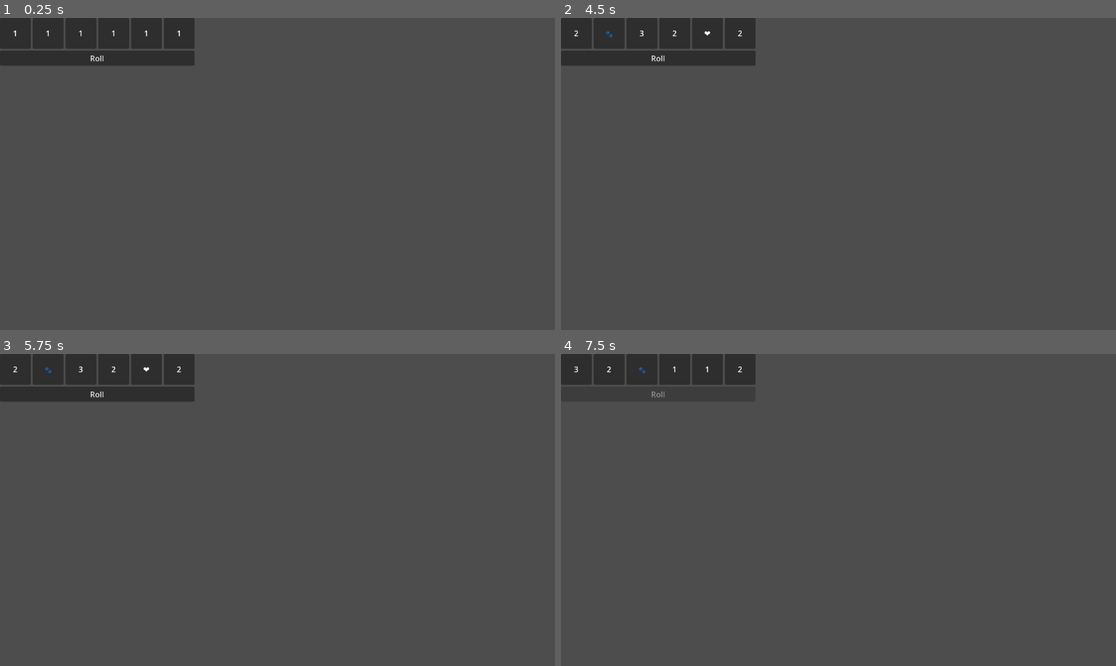
Above: before the commit, frames 1-4 (two rows, left to right).
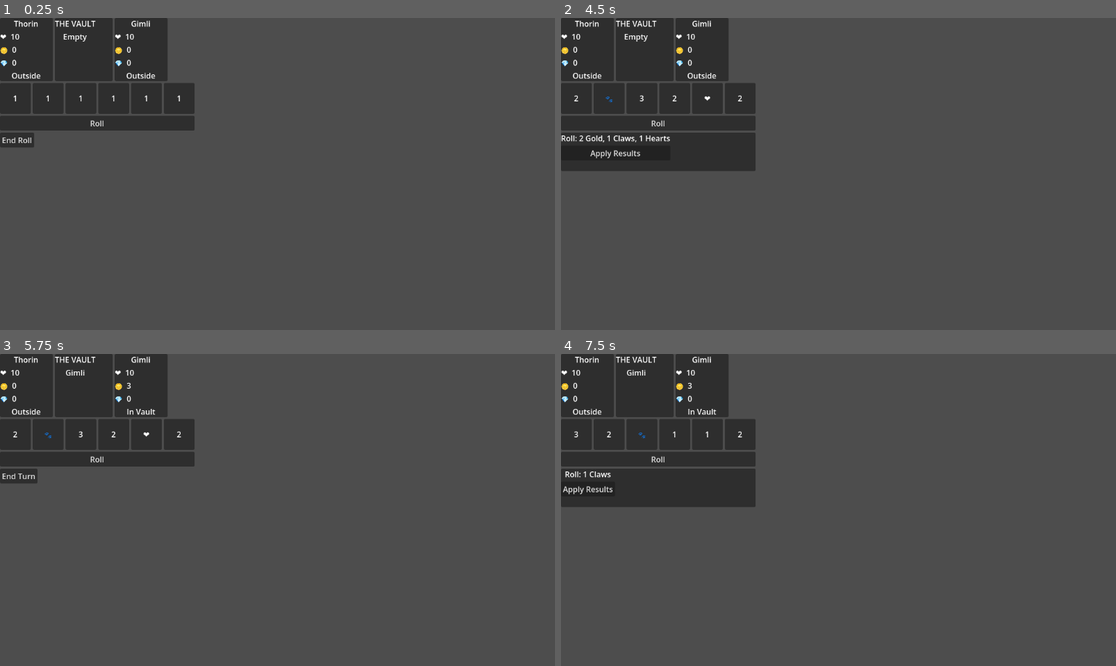
Above: after the commit, the same moments.

Repository: bogus998/KingOfTheHill
Game: Godot game, scene res://scenes/game/main_game.tscn
The game is run twice, just before and just after one commit, with the same random seed, the same clock (stepped at 60 frames per second) and the same inputs.
Inputs (mouse positions are in pixels of both pictures, inside the frame that each line leads up to):
- Up to frame 1 (0.25 s): no input
- Up to frame 2 (4.5 s): click (577, 139) at 0.5 s, where only the run after the commit has a clickable "End Roll"; click (588, 152) at 1.25 s, where only the run after the commit has a clickable "Apply Results"; click (577, 139) at 2 s, where only the run after the commit has a clickable "End Turn"; click "Roll" at 2.75 s; click "Roll" at 3.5 s; click (577, 139) at 4.25 s, where only the run after the commit has a clickable "End Roll"
- Up to frame 3 (5.75 s): click (55, 488) at 5 s, where only the run after the commit has a clickable "Apply Results"
- Up to frame 4 (7.5 s): click (577, 475) at 5.75 s, where only the run after the commit has a clickable "End Turn"; click "Roll" at 6.5 s; click (577, 475) at 7.25 s, where only the run after the commit has a clickable "End Roll"

The runs differ from the first frame. In frame 1, 7.9% of the frame differs, in the area x 0-36%, y 0-42%; in frame 2, 12%, in the area x 0-36%, y 0-49%; in frame 3, 8.0%; in frame 4, 12%.

Commit message:
Milestone 4: full 2-player game loop — vault, resolution, player panels, HUD
VaultController handles vault entry (empty vault → +1 gold), outside
attacks (escape_requested signal → flee/stay dialog), and vault-player
attacks on all outsiders. ResolutionController applies gold/gems/hearts;
claws route through VaultController with synchronous signal chaining in
main_game_controller so the escape dialog gates phase advancement.

Player panels, HUD, ActionBar (EndRoll / EndTurn phase buttons), and
EscapeDialog wired end-to-end in main_game.tscn. Game auto-starts with
Thorin vs Gimli and runs to a 20-gold or last-standing win condition.
12 GUT tests cover all VaultController paths.

Co-Authored-By: Claude Sonnet 4.6 <noreply@anthropic.com>

Diff:
--- /dev/null
+++ b/scenes/board/vault_area.tscn
@@ -0,0 +1,18 @@
+[gd_scene load_steps=2 format=3]
+
+[ext_resource type="Script" path="res://scripts/game/vault_controller.gd" id="1_vault"]
+
+[node name="VaultArea" type="Panel"]
+script = ExtResource("1_vault")
+custom_minimum_size = Vector2(120, 100)
+
+[node name="VBoxContainer" type="VBoxContainer" parent="."]
+layout_mode = 2
+
+[node name="Title" type="Label" parent="VBoxContainer"]
+horizontal_alignment = 1
+text = "THE VAULT"
+
+[node name="OccupantLabel" type="Label" parent="VBoxContainer"]
+horizontal_alignment = 1
+text = "Empty"
--- a/scenes/game/main_game.tscn
+++ b/scenes/game/main_game.tscn
@@ -1,9 +1,25 @@
-[gd_scene load_steps=3 format=3]
+[gd_scene load_steps=7 format=3]
 
 [ext_resource type="Script" path="res://scripts/game/main_game_controller.gd" id="1_ctrl"]
-[ext_resource type="PackedScene" path="res://scenes/dice/dice_pool.tscn" id="2_pool"]
+[ext_resource type="PackedScene" path="res://scenes/ui/hud.tscn" id="2_hud"]
+[ext_resource type="PackedScene" path="res://scenes/dice/dice_pool.tscn" id="3_dice"]
+[ext_resource type="PackedScene" path="res://scenes/ui/resolution_picker.tscn" id="4_res"]
+[ext_resource type="PackedScene" path="res://scenes/ui/action_bar.tscn" id="5_action"]
+[ext_resource type="PackedScene" path="res://scenes/ui/escape_dialog.tscn" id="6_escape"]
 
 [node name="MainGame" type="Node"]
 script = ExtResource("1_ctrl")
 
-[node name="DicePool" parent="." instance=ExtResource("2_pool")]
+[node name="Canvas" type="CanvasLayer" parent="."]
+
+[node name="VBox" type="VBoxContainer" parent="Canvas"]
+
+[node name="HUD" parent="Canvas/VBox" instance=ExtResource("2_hud")]
+
+[node name="DicePool" parent="Canvas/VBox" instance=ExtResource("3_dice")]
+
+[node name="ResolutionPicker" parent="Canvas/VBox" instance=ExtResource("4_res")]
+
+[node name="ActionBar" parent="Canvas/VBox" instance=ExtResource("5_action")]
+
+[node name="EscapeDialog" parent="Canvas" instance=ExtResource("6_escape")]
--- /dev/null
+++ b/scenes/players/player_panel.tscn
@@ -0,0 +1,42 @@
+[gd_scene load_steps=2 format=3]
+
+[ext_resource type="Script" path="res://scripts/players/player_panel_controller.gd" id="1_pp"]
+
+[node name="PlayerPanel" type="PanelContainer"]
+script = ExtResource("1_pp")
+custom_minimum_size = Vector2(110, 120)
+
+[node name="VBoxContainer" type="VBoxContainer" parent="."]
+layout_mode = 2
+
+[node name="NameLabel" type="Label" parent="VBoxContainer"]
+horizontal_alignment = 1
+text = "Player"
+
+[node name="HealthRow" type="HBoxContainer" parent="VBoxContainer"]
+
+[node name="Icon" type="Label" parent="VBoxContainer/HealthRow"]
+text = "❤️ "
+
+[node name="HealthLabel" type="Label" parent="VBoxContainer/HealthRow"]
+text = "10"
+
+[node name="GoldRow" type="HBoxContainer" parent="VBoxContainer"]
+
+[node name="Icon" type="Label" parent="VBoxContainer/GoldRow"]
+text = "🪙 "
+
+[node name="GoldLabel" type="Label" parent="VBoxContainer/GoldRow"]
+text = "0"
+
+[node name="GemsRow" type="HBoxContainer" parent="VBoxContainer"]
+
+[node name="Icon" type="Label" parent="VBoxContainer/GemsRow"]
+text = "💎 "
+
+[node name="GemsLabel" type="Label" parent="VBoxContainer/GemsRow"]
+text = "0"
+
+[node name="PositionLabel" type="Label" parent="VBoxContainer"]
+horizontal_alignment = 1
+text = "Outside"
--- /dev/null
+++ b/scenes/ui/action_bar.tscn
@@ -0,0 +1,14 @@
+[gd_scene load_steps=2 format=3]
+
+[ext_resource type="Script" path="res://scripts/ui/action_bar_controller.gd" id="1_action"]
+
+[node name="ActionBar" type="HBoxContainer"]
+script = ExtResource("1_action")
+
+[node name="EndRollButton" type="Button" parent="."]
+text = "End Roll"
+visible = false
+
+[node name="EndTurnButton" type="Button" parent="."]
+text = "End Turn"
+visible = false
--- /dev/null
+++ b/scenes/ui/escape_dialog.tscn
@@ -0,0 +1,25 @@
+[gd_scene load_steps=2 format=3]
+
+[ext_resource type="Script" path="res://scripts/ui/escape_dialog_controller.gd" id="1_esc"]
+
+[node name="EscapeDialog" type="Panel"]
+script = ExtResource("1_esc")
+visible = false
+custom_minimum_size = Vector2(300, 100)
+
+[node name="VBoxContainer" type="VBoxContainer" parent="."]
+layout_mode = 2
+
+[node name="MessageLabel" type="Label" parent="VBoxContainer"]
+text = "Flee or Stay?"
+horizontal_alignment = 1
+autowrap_mode = 3
+
+[node name="Buttons" type="HBoxContainer" parent="VBoxContainer"]
+alignment = 1
+
+[node name="FleeButton" type="Button" parent="VBoxContainer/Buttons"]
+text = "Flee"
+
+[node name="StayButton" type="Button" parent="VBoxContainer/Buttons"]
+text = "Stay"
--- /dev/null
+++ b/scenes/ui/hud.tscn
@@ -0,0 +1,14 @@
+[gd_scene load_steps=3 format=3]
+
+[ext_resource type="PackedScene" path="res://scenes/players/player_panel.tscn" id="1_panel"]
+[ext_resource type="PackedScene" path="res://scenes/board/vault_area.tscn" id="2_vault"]
+
+[node name="HUD" type="HBoxContainer"]
+
+[node name="PlayerPanel0" parent="." instance=ExtResource("1_panel")]
+player_index = 0
+
+[node name="VaultArea" parent="." instance=ExtResource("2_vault")]
+
+[node name="PlayerPanel1" parent="." instance=ExtResource("1_panel")]
+player_index = 1
--- /dev/null
+++ b/scenes/ui/resolution_picker.tscn
@@ -0,0 +1,17 @@
+[gd_scene load_steps=2 format=3]
+
+[ext_resource type="Script" path="res://scripts/ui/resolution_picker_controller.gd" id="1_res"]
+
+[node name="ResolutionPicker" type="Panel"]
+script = ExtResource("1_res")
+custom_minimum_size = Vector2(200, 80)
+
+[node name="VBoxContainer" type="VBoxContainer" parent="."]
+layout_mode = 2
+
+[node name="SummaryLabel" type="Label" parent="VBoxContainer"]
+horizontal_alignment = 1
+text = "Roll: Nothing"
+
+[node name="ApplyButton" type="Button" parent="VBoxContainer"]
+text = "Apply Results"
--- a/scripts/game/main_game_controller.gd
+++ b/scripts/game/main_game_controller.gd
@@ -1,24 +1,96 @@
 extends Node
 
-@onready var _dice_pool = $DicePool
+@onready var _dice_pool = $Canvas/VBox/DicePool
+@onready var _resolution_picker = $Canvas/VBox/ResolutionPicker
+@onready var _action_bar = $Canvas/VBox/ActionBar
+@onready var _escape_dialog = $Canvas/EscapeDialog
+@onready var _vault_area = $Canvas/VBox/HUD/VaultArea
+
+var _last_roll_result: Dictionary = { "gold": 0, "gems": 0, "claws": 0, "hearts": 0 }
+var _pending_attacker: int = -1
+var _resolution_controller: Node = preload("res://scripts/game/resolution_controller.gd").new()
 
 func _ready() -> void:
+	add_child(_resolution_controller)
+
 	GameManager.game_ended.connect(_on_game_ended)
 	TurnManager.phase_changed.connect(_on_phase_changed)
 	TurnManager.turn_started.connect(_on_turn_started)
+
 	_dice_pool.roll_completed.connect(_on_roll_completed)
+	_action_bar.end_roll_requested.connect(_on_end_roll)
+	_action_bar.end_turn_requested.connect(_on_end_turn)
+	_resolution_picker.apply_requested.connect(_on_apply_results)
 
-func _on_phase_changed(_phase: TurnManager.TurnPhase) -> void:
-	pass  # Milestone 4: show/hide panels
+	_vault_area.vault_entered.connect(_on_vault_entered)
+	_vault_area.vault_attacked.connect(_on_vault_attacked)
+	_vault_area.escape_requested.connect(_on_escape_requested)
+
+	_escape_dialog.flee_pressed.connect(_on_flee)
+	_escape_dialog.stay_pressed.connect(_on_stay)
+
+	# Temporary auto-start; replaced by setup menu in Milestone 7
+	GameManager.start_game({"players": [
+		{"name": "Thorin", "is_bot": false},
+		{"name": "Gimli",  "is_bot": false},
+	]})
 
 func _on_turn_started(_player_index: int) -> void:
-	pass  # Milestone 4: highlight panel, trigger bot
+	_last_roll_result = { "gold": 0, "gems": 0, "claws": 0, "hearts": 0 }
 
-func _on_game_ended(_winner_index: int, _reason: String) -> void:
-	pass  # Milestone 7: show GameOver overlay
+func _on_phase_changed(phase: TurnManager.TurnPhase) -> void:
+	if phase == TurnManager.TurnPhase.END_TURN:
+		TurnManager.next_player()
 
 func _on_roll_completed(faces: Array) -> void:
-	var result := DiceResolver.resolve(faces)
-	print("Roll: gold=%d gems=%d claws=%d hearts=%d" % [
-		result["gold"], result["gems"], result["claws"], result["hearts"]
-	])
+	_last_roll_result = DiceResolver.resolve(faces)
+
+func _on_end_roll() -> void:
+	TurnManager.advance_phase()  # DICE_ROLL → RESOLUTION
+	_resolution_picker.show_result(_last_roll_result)
+
+func _on_apply_results() -> void:
+	var player_idx := TurnManager.current_player_index
+	_resolution_controller.apply_non_claw(player_idx, _last_roll_result)
+	_resolution_picker.hide_picker()
+
+	if _last_roll_result["claws"] > 0:
+		# vault_entered / vault_attacked / escape_requested fires synchronously inside handle_claws
+		_vault_area.handle_claws(player_idx, _last_roll_result["claws"])
+		# Phase advance is done inside _on_vault_entered, _on_vault_attacked, or after dialog
+	else:
+		TurnManager.advance_phase()  # RESOLUTION → BUY_CARDS
+
+func _on_vault_entered(_player_index: int) -> void:
+	TurnManager.advance_phase()
+
+func _on_vault_attacked(_attacker: int, _claws: int) -> void:
+	TurnManager.advance_phase()
+
+func _on_escape_requested(attacker_index: int, defender_index: int) -> void:
+	_pending_attacker = attacker_index
+	var attacker_name := PlayerManager.players[attacker_index].player_name
+	var defender_name := PlayerManager.players[defender_index].player_name
+	_escape_dialog.show_dialog(attacker_name, defender_name)
+
+func _on_flee() -> void:
+	_vault_area.handle_flee(_pending_attacker)
+	_escape_dialog.hide_dialog()
+	_pending_attacker = -1
+	TurnManager.advance_phase()
+
+func _on_stay() -> void:
+	_escape_dialog.hide_dialog()
+	_pending_attacker = -1
+	TurnManager.advance_phase()
+
+func _on_end_turn() -> void:
+	TurnManager.advance_phase()  # BUY_CARDS → END_TURN (triggers next_player via _on_phase_changed)
+
+func _on_game_ended(winner_index: int, reason: String) -> void:
+	if winner_index >= 0:
+		print("Game Over! Winner: %s (%s)" % [
+			PlayerManager.players[winner_index].player_name, reason
+		])
+	else:
+		print("Game Over! Draw!")
--- /dev/null
+++ b/scripts/game/resolution_controller.gd
@@ -0,0 +1,10 @@
+extends Node
+
+func apply_non_claw(player_index: int, result: Dictionary) -> void:
+	if result["gold"] > 0:
+		PlayerManager.add_gold(player_index, result["gold"])
+	if result["gems"] > 0:
+		PlayerManager.add_gems(player_index, result["gems"])
+	if result["hearts"] > 0:
+		if PlayerManager.players[player_index].position != PlayerData.PlayerPosition.AT_VAULT:
+			PlayerManager.apply_heal(player_index, result["hearts"])
--- /dev/null
+++ b/scripts/game/vault_controller.gd
@@ -0,0 +1,47 @@
+extends Node
+
+signal vault_entered(player_index: int)
+signal vault_attacked(attacker_index: int, claw_count: int)
+signal escape_requested(attacker_index: int, defender_index: int)
+
+func handle_claws(player_index: int, claw_count: int) -> void:
+	var player := PlayerManager.players[player_index]
+	if player.position == PlayerData.PlayerPosition.OUTSIDE:
+		var occupant := PlayerManager.get_vault_occupant()
+		if occupant == -1:
+			PlayerManager.set_position(player_index, PlayerData.PlayerPosition.AT_VAULT)
+			PlayerManager.add_gold(player_index, 1)
+			emit_signal("vault_entered", player_index)
+		else:
+			PlayerManager.apply_damage(occupant, claw_count)
+			if PlayerManager.players[occupant].is_eliminated:
+				PlayerManager.set_position(player_index, PlayerData.PlayerPosition.AT_VAULT)
+				emit_signal("vault_entered", player_index)
+			else:
+				emit_signal("escape_requested", player_index, occupant)
+	else:
+		for i in PlayerManager.players.size():
+			var p := PlayerManager.players[i]
+			if not p.is_eliminated and p.position == PlayerData.PlayerPosition.OUTSIDE:
+				PlayerManager.apply_damage(i, claw_count)
+		emit_signal("vault_attacked", player_index, claw_count)
+
+func handle_flee(attacker_index: int) -> void:
+	var occupant := PlayerManager.get_vault_occupant()
+	if occupant != -1:
+		PlayerManager.set_position(occupant, PlayerData.PlayerPosition.OUTSIDE)
+	PlayerManager.set_position(attacker_index, PlayerData.PlayerPosition.AT_VAULT)
+
+func handle_stay() -> void:
+	pass
+
+func _ready() -> void:
+	PlayerManager.position_changed.connect(_update_display)
+	_update_display(0, PlayerData.PlayerPosition.OUTSIDE)
+
+func _update_display(_idx: int, _pos: PlayerData.PlayerPosition) -> void:
+	var label: Label = get_node_or_null("VBoxContainer/OccupantLabel")
+	if label == null:
+		return
+	var occupant := PlayerManager.get_vault_occupant()
+	label.text = "Empty" if occupant == -1 else PlayerManager.players[occupant].player_name
--- /dev/null
+++ b/scripts/players/player_panel_controller.gd
@@ -0,0 +1,41 @@
+extends PanelContainer
+
+@export var player_index: int = -1
+
+@onready var _name_label: Label = $VBoxContainer/NameLabel
+@onready var _health_label: Label = $VBoxContainer/HealthRow/HealthLabel
+@onready var _gold_label: Label = $VBoxContainer/GoldRow/GoldLabel
+@onready var _gems_label: Label = $VBoxContainer/GemsRow/GemsLabel
+@onready var _position_label: Label = $VBoxContainer/PositionLabel
+
+func _ready() -> void:
+	PlayerManager.player_damaged.connect(_on_stat_changed)
+	PlayerManager.player_healed.connect(_on_stat_changed)
+	PlayerManager.gold_changed.connect(_on_stat_changed)
+	PlayerManager.gem_changed.connect(_on_stat_changed)
+	PlayerManager.position_changed.connect(_on_position_changed)
+	PlayerManager.player_eliminated.connect(_on_eliminated)
+	GameManager.game_started.connect(_refresh)
+	_refresh()
+
+func _on_stat_changed(idx: int, _value: int) -> void:
+	if idx == player_index:
+		_refresh()
+
+func _on_position_changed(idx: int, _pos: PlayerData.PlayerPosition) -> void:
+	if idx == player_index:
+		_refresh()
+
+func _on_eliminated(idx: int) -> void:
+	if idx == player_index:
+		modulate = Color(0.5, 0.5, 0.5)
+
+func _refresh() -> void:
+	if player_index < 0 or player_index >= PlayerManager.players.size():
+		return
+	var p := PlayerManager.players[player_index]
+	_name_label.text = p.player_name
+	_health_label.text = str(p.health)
+	_gold_label.text = str(p.gold)
+	_gems_label.text = str(p.gems)
+	_position_label.text = "In Vault" if p.position == PlayerData.PlayerPosition.AT_VAULT else "Outside"
--- /dev/null
+++ b/scripts/ui/action_bar_controller.gd
@@ -0,0 +1,17 @@
+extends HBoxContainer
+
+signal end_roll_requested
+signal end_turn_requested
+
+@onready var _end_roll_btn: Button = $EndRollButton
+@onready var _end_turn_btn: Button = $EndTurnButton
+
+func _ready() -> void:
+	TurnManager.phase_changed.connect(_on_phase_changed)
+	_end_roll_btn.pressed.connect(func(): emit_signal("end_roll_requested"))
+	_end_turn_btn.pressed.connect(func(): emit_signal("end_turn_requested"))
+	_on_phase_changed(TurnManager.current_phase)
+
+func _on_phase_changed(phase: TurnManager.TurnPhase) -> void:
+	_end_roll_btn.visible = (phase == TurnManager.TurnPhase.DICE_ROLL)
+	_end_turn_btn.visible = (phase == TurnManager.TurnPhase.BUY_CARDS)
--- /dev/null
+++ b/scripts/ui/escape_dialog_controller.gd
@@ -0,0 +1,19 @@
+extends Panel
+
+signal flee_pressed
+signal stay_pressed
+
+@onready var _message: Label = $VBoxContainer/MessageLabel
+@onready var _flee_btn: Button = $VBoxContainer/Buttons/FleeButton
+@onready var _stay_btn: Button = $VBoxContainer/Buttons/StayButton
+
+func _ready() -> void:
+	_flee_btn.pressed.connect(func(): emit_signal("flee_pressed"))
+	_stay_btn.pressed.connect(func(): emit_signal("stay_pressed"))
+
+func show_dialog(attacker_name: String, defender_name: String) -> void:
+	_message.text = "%s attacks! %s: Flee or Stay?" % [attacker_name, defender_name]
+	visible = true
+
+func hide_dialog() -> void:
+	visible = false
--- /dev/null
+++ b/scripts/ui/resolution_picker_controller.gd
@@ -0,0 +1,22 @@
+extends Panel
+
+signal apply_requested
+
+@onready var _summary: Label = $VBoxContainer/SummaryLabel
+@onready var _apply_btn: Button = $VBoxContainer/ApplyButton
+
+func _ready() -> void:
+	_apply_btn.pressed.connect(func(): emit_signal("apply_requested"))
+	visible = false
+
+func show_result(result: Dictionary) -> void:
+	var parts: Array[String] = []
+	if result["gold"] > 0:   parts.append("%d Gold" % result["gold"])
+	if result["gems"] > 0:   parts.append("%d Gems" % result["gems"])
+	if result["claws"] > 0:  parts.append("%d Claws" % result["claws"])
+	if result["hearts"] > 0: parts.append("%d Hearts" % result["hearts"])
+	_summary.text = "Roll: " + (", ".join(parts) if parts.size() > 0 else "Nothing")
+	visible = true
+
+func hide_picker() -> void:
+	visible = false
--- /dev/null
+++ b/tests/unit/test_m4_vault_controller.gd
@@ -0,0 +1,82 @@
+extends GutTest
+
+var _vault: Node = null
+
+func before_each() -> void:
+	GameManager.start_game({"players": [
+		{"name": "Thorin", "is_bot": false},
+		{"name": "Gimli",  "is_bot": false},
+	]})
+	_vault = add_child_autofree(load("res://scripts/game/vault_controller.gd").new())
+
+# ── Enter empty vault ─────────────────────────────────────────────────────────
+
+func test_enter_empty_vault_sets_position() -> void:
+	_vault.handle_claws(0, 1)
+	assert_eq(PlayerManager.players[0].position, PlayerData.PlayerPosition.AT_VAULT)
+
+func test_enter_empty_vault_awards_1_gold() -> void:
+	_vault.handle_claws(0, 1)
+	assert_eq(PlayerManager.players[0].gold, 1)
+
+func test_enter_empty_vault_emits_vault_entered() -> void:
+	watch_signals(_vault)
+	_vault.handle_claws(0, 1)
+	assert_signal_emitted(_vault, "vault_entered")
+
+# ── Attack from outside → vault player takes damage ──────────────────────────
+
+func test_outside_attack_damages_vault_player() -> void:
+	PlayerManager.set_position(1, PlayerData.PlayerPosition.AT_VAULT)
+	_vault.handle_claws(0, 2)
+	assert_eq(PlayerManager.players[1].health, 8)
+
+func test_outside_attack_emits_escape_requested() -> void:
+	PlayerManager.set_position(1, PlayerData.PlayerPosition.AT_VAULT)
+	watch_signals(_vault)
+	_vault.handle_claws(0, 1)
+	assert_signal_emitted(_vault, "escape_requested")
+
+func test_outside_attacker_stays_outside_pending_dialog() -> void:
+	PlayerManager.set_position(1, PlayerData.PlayerPosition.AT_VAULT)
+	_vault.handle_claws(0, 1)
+	assert_eq(PlayerManager.players[0].position, PlayerData.PlayerPosition.OUTSIDE)
+
+# ── Attack at vault → all outside players take damage ────────────────────────
+
+func test_vault_player_attacks_outside_players() -> void:
+	PlayerManager.set_position(0, PlayerData.PlayerPosition.AT_VAULT)
+	_vault.handle_claws(0, 2)
+	assert_eq(PlayerManager.players[1].health, 8)
+
+func test_vault_player_attack_emits_vault_attacked() -> void:
+	PlayerManager.set_position(0, PlayerData.PlayerPosition.AT_VAULT)
+	watch_signals(_vault)
+	_vault.handle_claws(0, 1)
+	assert_signal_emitted(_vault, "vault_attacked")
+
+# ── handle_flee ───────────────────────────────────────────────────────────────
+
+func test_flee_moves_defender_outside() -> void:
+	PlayerManager.set_position(1, PlayerData.PlayerPosition.AT_VAULT)
+	_vault.handle_flee(0)
+	assert_eq(PlayerManager.players[1].position, PlayerData.PlayerPosition.OUTSIDE)
+
+func test_flee_moves_attacker_to_vault() -> void:
+	PlayerManager.set_position(1, PlayerData.PlayerPosition.AT_VAULT)
+	_vault.handle_flee(0)
+	assert_eq(PlayerManager.players[0].position, PlayerData.PlayerPosition.AT_VAULT)
+
+# ── handle_stay ───────────────────────────────────────────────────────────────
+
+func test_stay_leaves_vault_occupant_unchanged() -> void:
+	PlayerManager.set_position(1, PlayerData.PlayerPosition.AT_VAULT)
+	_vault.handle_stay()
+	assert_eq(PlayerManager.players[1].position, PlayerData.PlayerPosition.AT_VAULT)
+
+# ── Entering occupied vault directly is not possible ─────────────────────────
+
+func test_cannot_enter_occupied_vault_directly() -> void:
+	PlayerManager.set_position(1, PlayerData.PlayerPosition.AT_VAULT)
+	_vault.handle_claws(0, 1)
+	assert_eq(PlayerManager.players[0].position, PlayerData.PlayerPosition.OUTSIDE)
Not shown, added: scripts/game/resolution_controller.gd.uid
Not shown, added: scripts/game/vault_controller.gd.uid
Not shown, added: scripts/players/player_panel_controller.gd.uid
Not shown, added: scripts/ui/action_bar_controller.gd.uid
Not shown, added: scripts/ui/escape_dialog_controller.gd.uid
Not shown, added: scripts/ui/resolution_picker_controller.gd.uid
Not shown, added: tests/unit/test_m4_vault_controller.gd.uid
